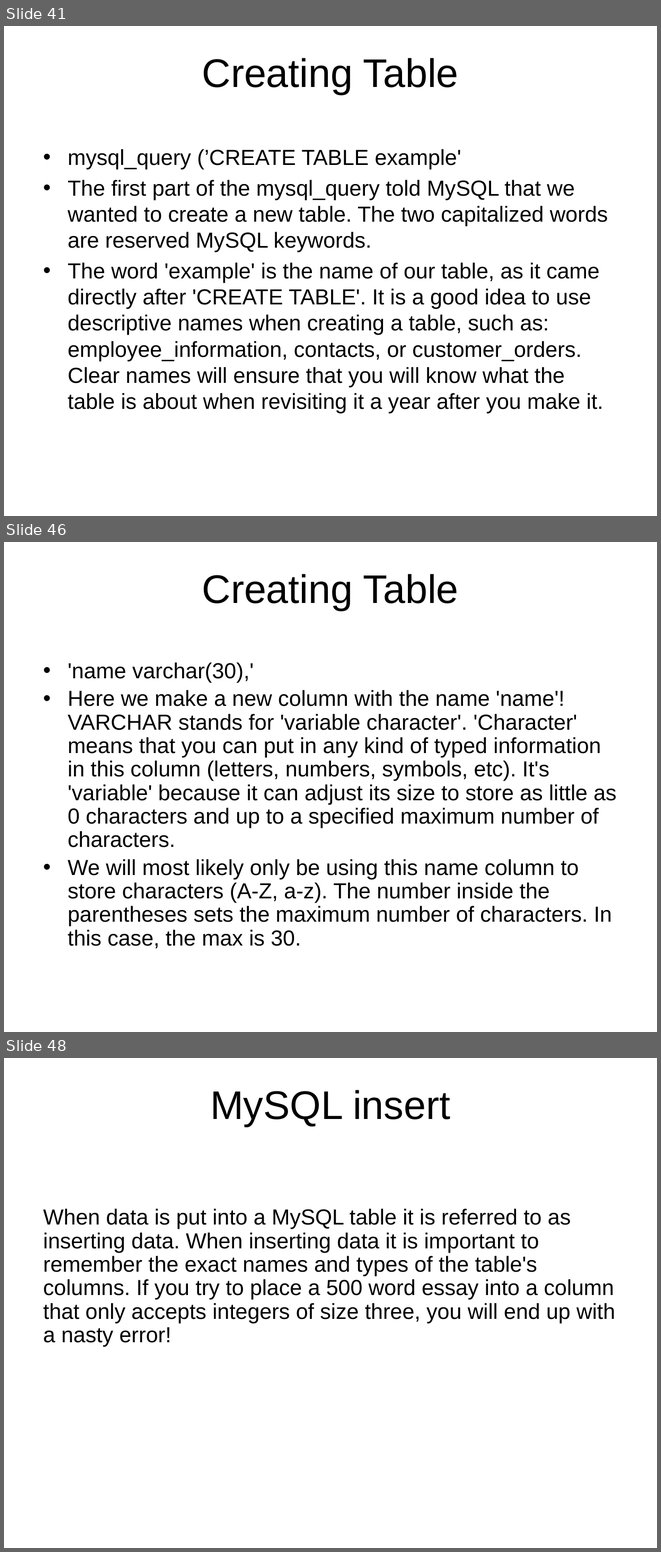
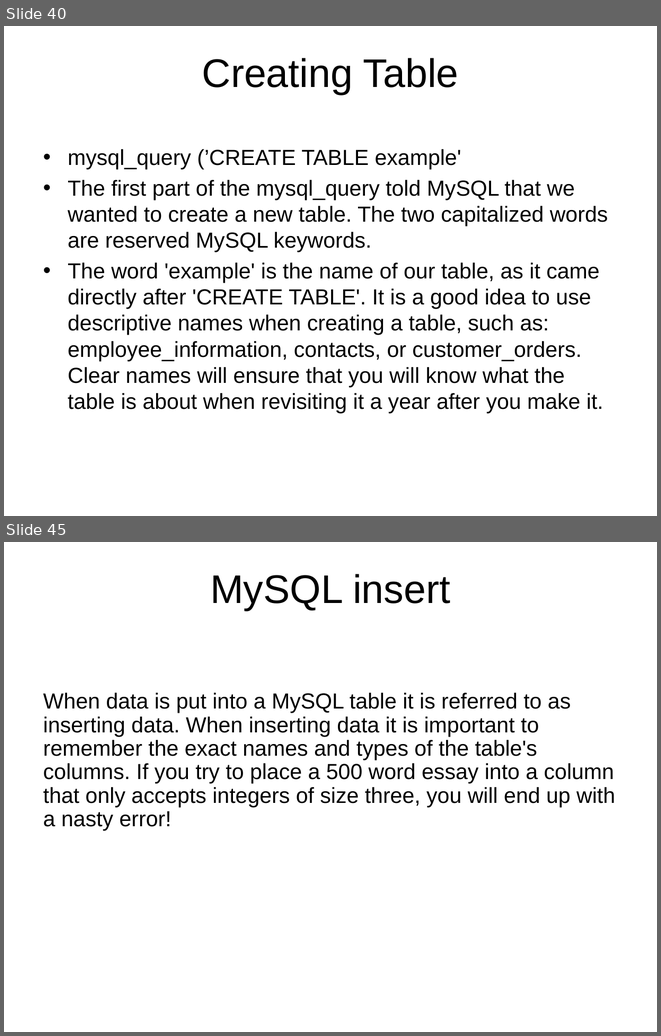
Before and after one commit to pingovn/pingo-webbasic-with-php, a slide deck: slides/Pingo - PHP Basics - Database - MySQL.pptx. Shown one above the other, each under a label of ours: slides 41, 46 and 48 before the commit, slides 40 and 45 after it; the slides between them are not shown. The pictures are 661x1552 and 661x1036 pixels, drawn with LibreOffice and Linux fonts; fonts in the diff are those of the drawing; background and template pictures are left out. Boxes give left, top, right and bottom in pixels: in the first picture for what was removed or moved away, otherwise in the second. Text is boxed around its words. In the diff, an @@ line names an element or a change of style, - is before the commit and + after.

```diff
--- a/slides/Pingo - PHP Basics - Database - MySQL.pptx
+++ b/slides/Pingo - PHP Basics - Database - MySQL.pptx
@@ slide 46 removed at (x1=4, y1=542, x2=657, y2=1032), background picture (left out) @@
@@ title removed at (x1=202, y1=574, x2=459, y2=610) @@
-Creating Table
@@ text removed at (x1=68, y1=662, x2=616, y2=949) @@
-• 'name varchar(30),'
-• Here we make a new column with the name 'name'! VARCHAR stands for 'variable character'. 'Character' means that you can put in any kind of typed information in this column (letters, numbers, symbols, etc). It's 'variable' because it can adjust its size to store as little as 0 characters and up to a specified maximum number of characters.
-• We will most likely only be using this name column to store characters (A-Z, a-z). The number inside the parentheses sets the maximum number of characters. In this case, the max is 30.
@@ what was slide 41 is now slide 40 @@
@@ what was slide 48 is now slide 45 @@
```
Also in this commit, not shown: 8 slides changed, 3 other slides removed.
